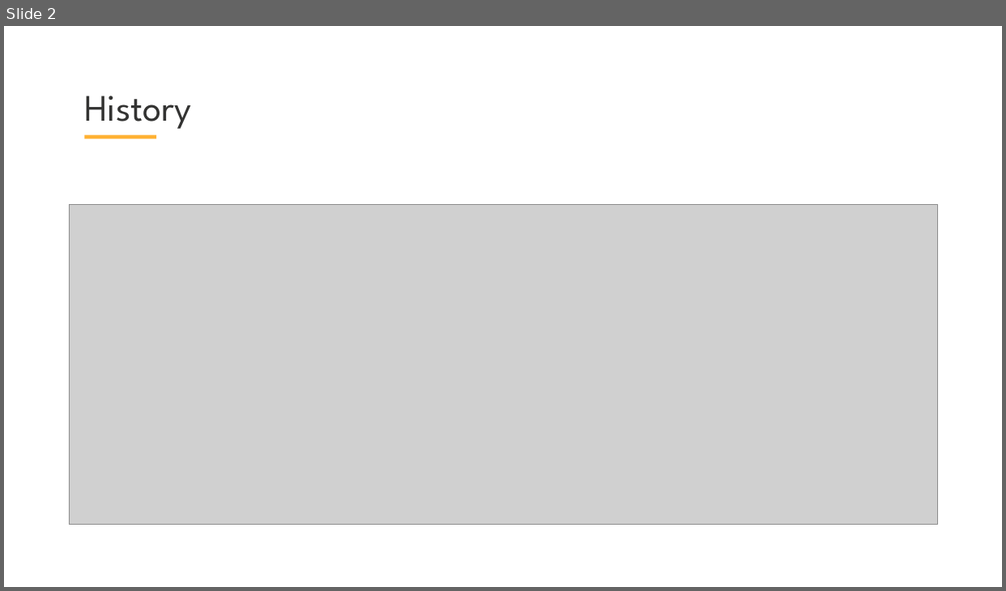
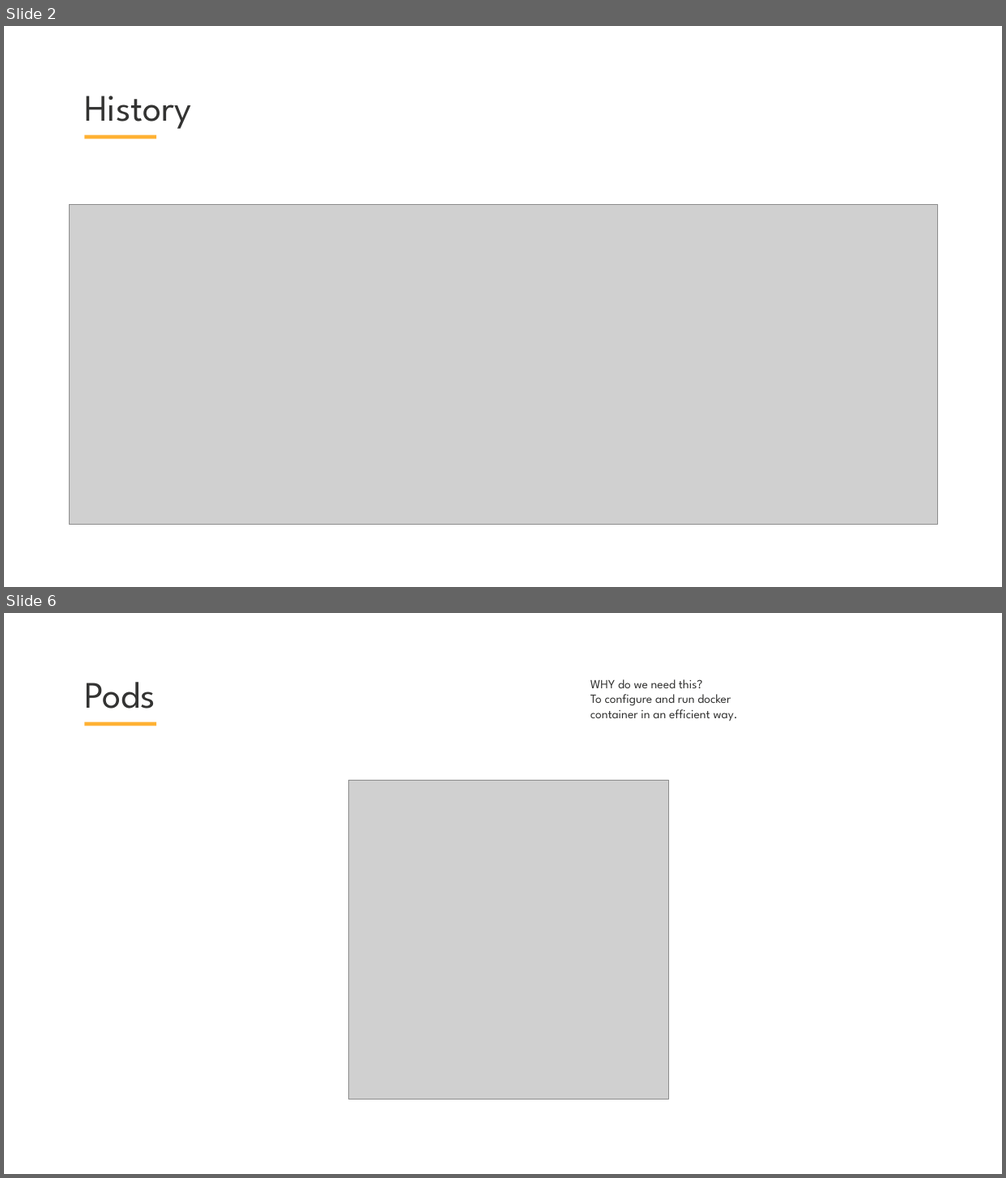
Before and after one commit to skabrits/DevOps-Workshop, a slide deck: Part I/Workshop-I.pptx. Shown one above the other, each under a label of ours: slide 2 before the commit, slides 2 and 6 after it; the slides between them are not shown. The pictures are 1006x591 and 1006x1178 pixels, drawn with LibreOffice and Linux fonts; fonts in the diff are those of the drawing; grey boxes stand for pictures; background and template pictures are left out. Boxes give left, top, right and bottom in pixels: in the first picture for what was removed or moved away, otherwise in the second. Text is boxed around its words. In the diff, an @@ line names an element or a change of style, - is before the commit and + after.

```diff
--- a/Part I/Workshop-I.pptx
+++ b/Part I/Workshop-I.pptx
@@ slide 6 added at [4,613,1002,1174], background #FFFFFF; not listed: 1 template element that a slide beside it also shows @@
@@ title added at [84,682,155,709], 54 pt, text #333332 @@
+Pods
@@ text added at [590,679,738,721], 18 pt, text #333332 @@
+WHY do we need this?
+To configure and run docker container in an efficient way.
@@ picture added at [348,781,668,1100] @@
```
Also in this commit, not shown: 2 slides changed, 7 other slides added, 6 slides removed, 2 other files.
